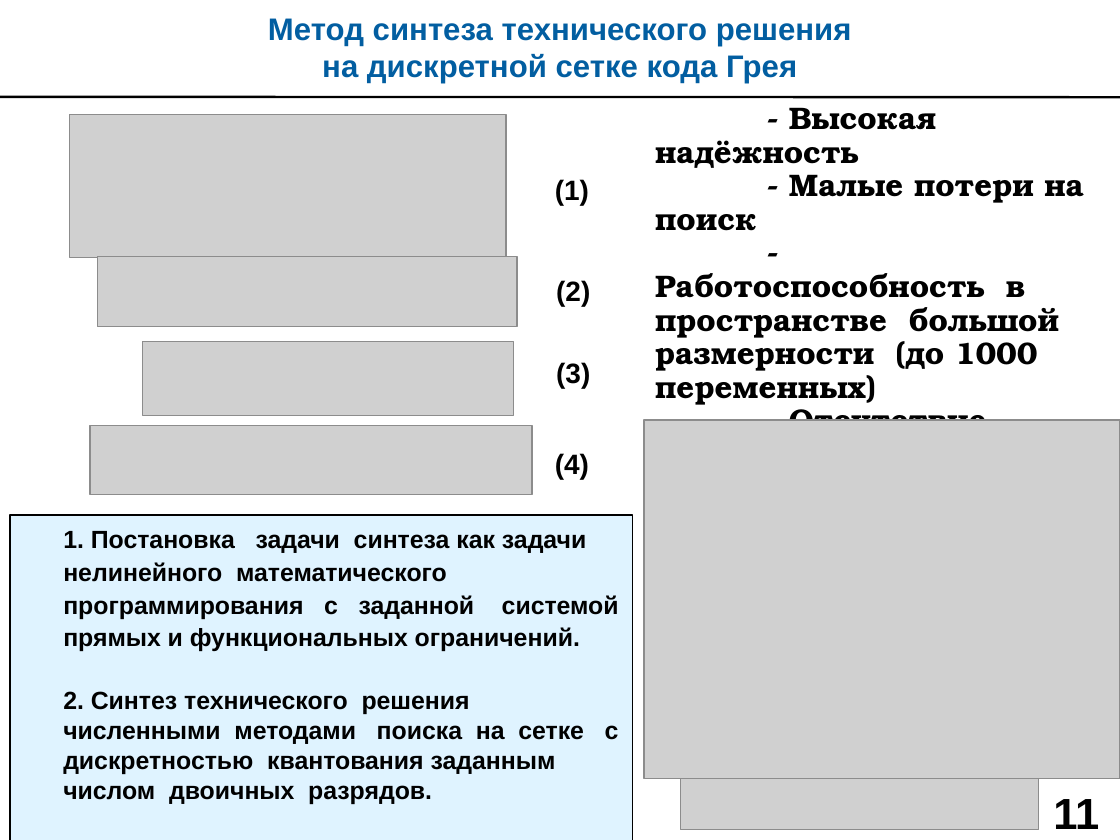
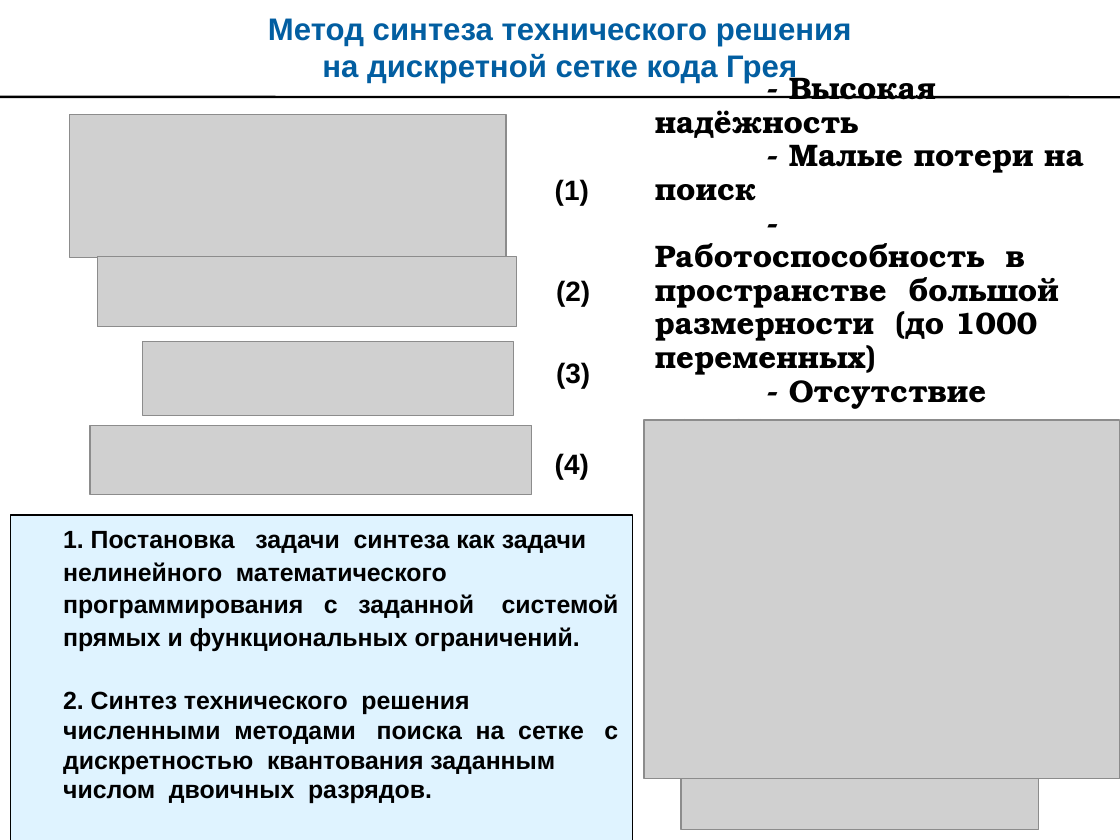
Before and after one commit to kit8nino/disser_ktn, a slide deck: slide 11 of Морозов_дисс_н_презентация.pptx. Drawn at 1120x840 pixels with LibreOffice and Linux fonts; fonts in the diff are those of the drawing; grey boxes stand for pictures. Boxes give left, top, right and bottom in pixels: in the first picture for what was removed or moved away, otherwise in the second. Text is boxed around its words. In the diff, an @@ line names an element or a change of style, - is before the commit and + after.

```diff
--- a/Морозов_дисс_н_презентация.pptx
+++ b/Морозов_дисс_н_презентация.pptx
@@ text "- Высокая надёжность" rewrapped from (655, 107, 1083, 421) to (655, 70, 1083, 421) @@
@@ page number removed at (1053, 799, 1099, 829) @@
-11
```
Also in this commit, not shown: 26 other slides changed, 2 other files.
